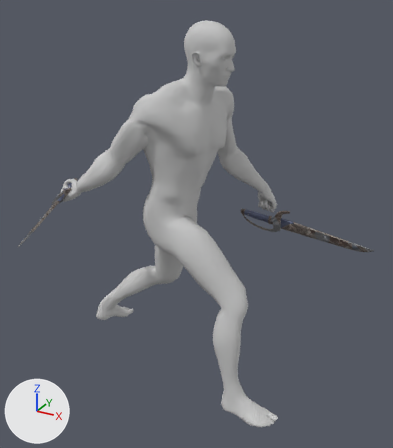
Before and after pictures for a commit that changed the FBX model Character/Animation/ZWM/Attack/Weapon_4/Weapon_4_Attack_2/RootAnim_Weapon_4_Attack_2_SG.FBX.
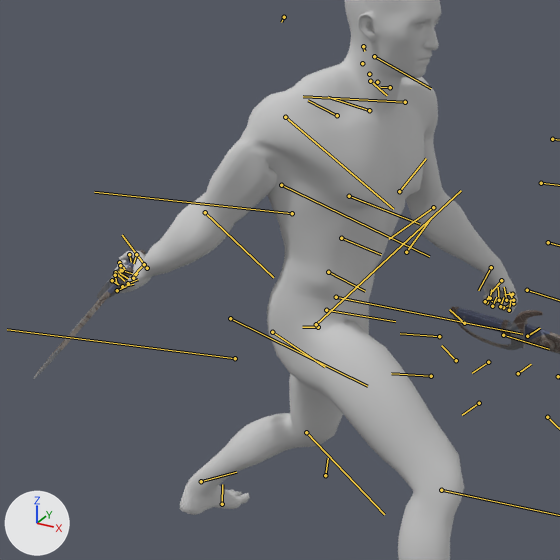
Each version appears first whole from a camera (50 mm lens) standing at (2.06, -1.88, 1.75) and looking at (1.05, -0.05, 0.83), and next in a close-up on the part from 0% to 76% of the width and 10% to 77% of the height. The axes (+X, +Y, +Z) are drawn at lower left. The lights are the same throughout. Both versions are drawn at frame 17 of the action 'Take 001'; the numbers are the values there. The bones that bend it are drawn over the model as lines in the close-ups.

The first close-up shows 'Male_Body', 'Male_Foot', 'Male_Hand', 'Male_Head', 'Male_Leg', 'Mesh_Wepaon_4_0_L', 'Mesh_Wepaon_4_0_L001'.
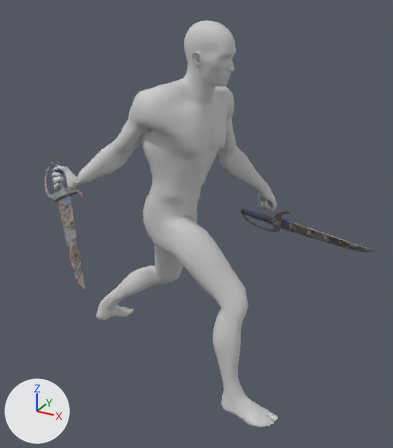
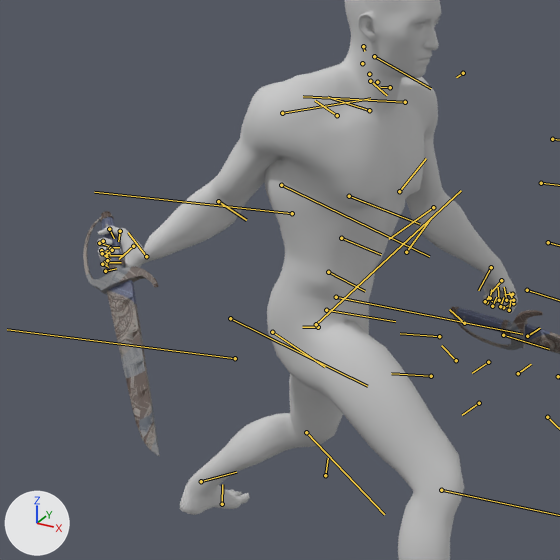
ob_point_take_r is not drawn itself; it is the parent of ob_mesh_wepaon_4_0_l.

Where the change shows, as pixel boxes [x1, y1, x2, y2] in the close-ups (560 x 560 px):
'Male_Body', posed: [150, 69, 490, 301] in both
'Mesh_Wepaon_4_0_L', posed (31% narrower, 90% taller): before [33, 250, 145, 379]; after [83, 211, 160, 457]
'Male_Hand', posed (35% taller): before [112, 249, 518, 314]; after [97, 226, 518, 314]
bone 'Bip001 R Clavicle', root to tip: before (337, 115) to (308, 100); after (337, 115) to (315, 100)
bone 'Bip001 R UpperArm', root to tip: before (285, 117) to (393, 209); after (282, 113) to (370, 98)
bone 'Bip001 R Forearm', root to tip: before (205, 212) to (273, 277); after (218, 201) to (246, 220)
bone 'Bip001 R Hand', root to tip: before (147, 268) to (122, 235); after (146, 256) to (128, 232)

What the commit changed:
Bone 'Bip001 R Clavicle' (bone_bip001_r_clavicle) turns from (1, 8, 4) to (2, 10, 12) degrees about its own x, y and z.
Bone 'Bip001 R UpperArm' (bone_bip001_r_upperarm) turns from (99, -22, 36) to (27, -26, 45) degrees about its own x, y and z.
Bone 'Bip001 R Forearm' (bone_bip001_r_forearm) turns from (0, 0, 10) to (0, 0, -21) degrees about its own x, y and z.
Bone 'Bip001 R Hand' (bone_bip001_r_hand) turns from (120, -1, -34) to (133, 12, -47) degrees about its own x, y and z.
